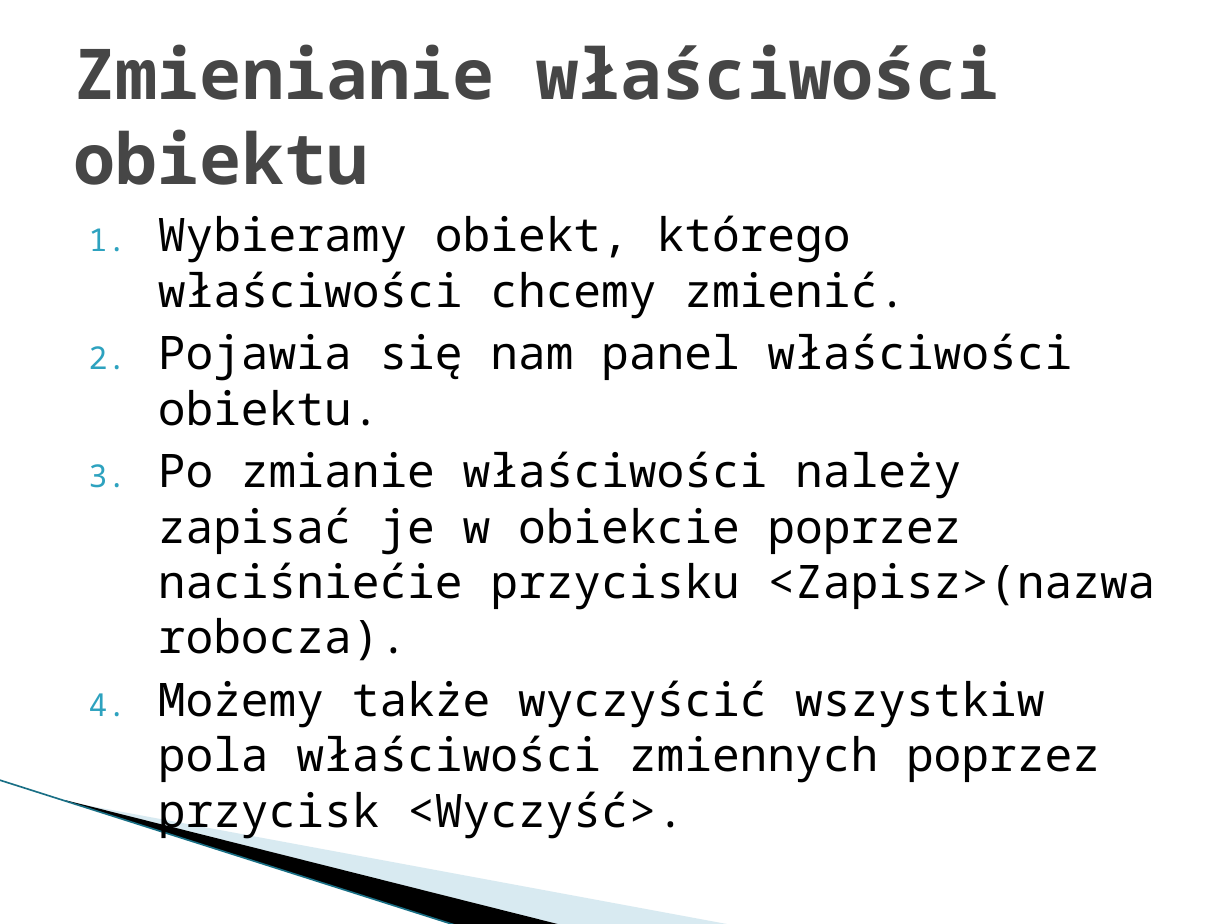
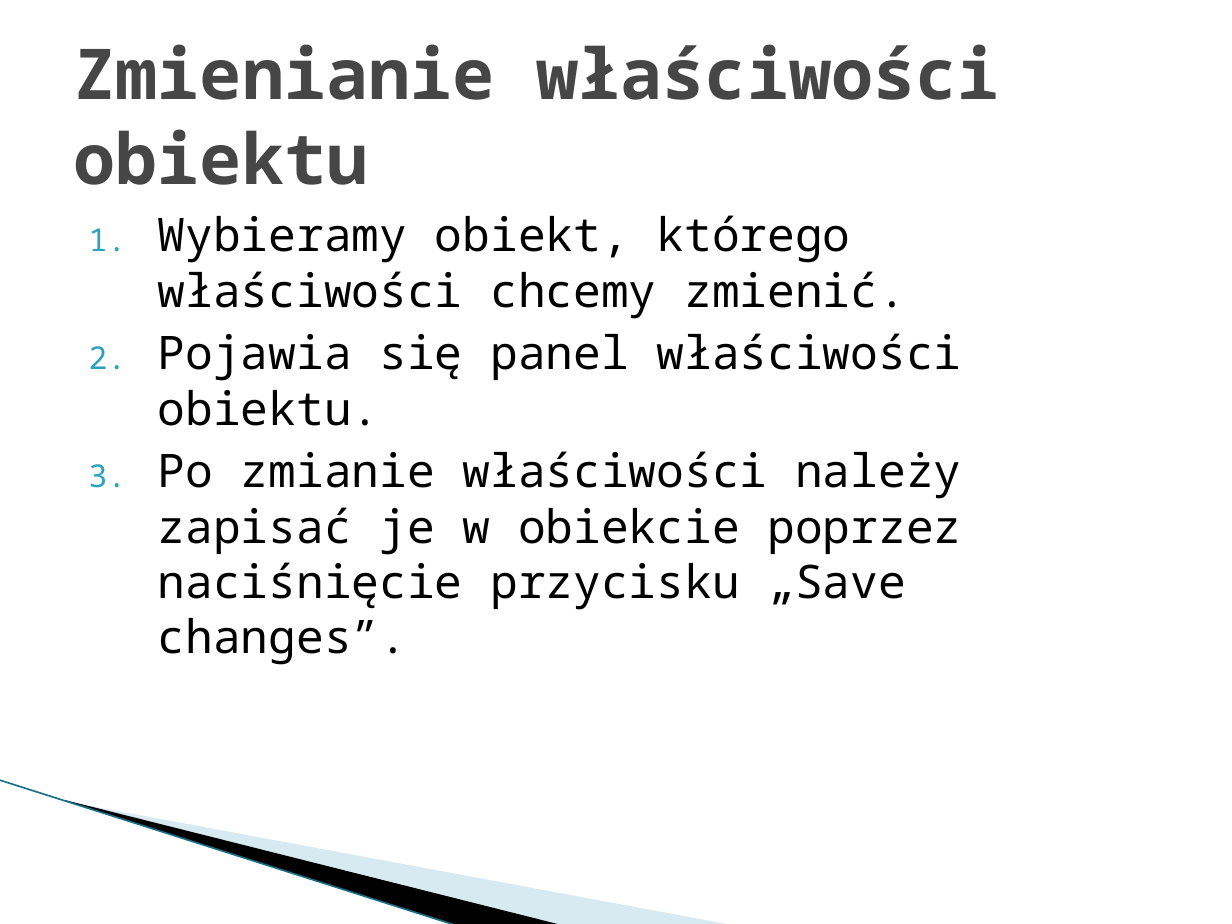
Before and after one commit to Dylek/SP_gridlab-D_GUI, a slide deck: slide 15 of prototyp.pptx (slide 7 before the commit). Drawn at 1232x924 pixels with LibreOffice and Linux fonts; fonts in the diff are those of the drawing; background and template pictures are left out. Boxes give left, top, right and bottom in pixels: in the first picture for what was removed or moved away, otherwise in the second. Text is boxed around its words. In the diff, an @@ line names an element or a change of style, - is before the commit and + after.

```diff
--- a/prototyp.pptx
+++ b/prototyp.pptx
@@ text at (x1=158, y1=333, x2=962, y2=665): text changed @@
-2. Pojawia się nam panel właściwości obiektu.
-3. Po zmianie właściwości należy zapisać je w obiekcie poprzez naciśniećie przycisku <Zapisz>(nazwa robocza).
-4. Możemy także wyczyścić wszystkiw pola właściwości zmiennych poprzez przycisk <Wyczyść>.
+2. Pojawia się panel właściwości obiektu.
+3. Po zmianie właściwości należy zapisać je w obiekcie poprzez naciśnięcie przycisku „Save changes”.
```
Also in this commit, not shown: 5 other slides changed, 13 slides added, 3 slides removed.
